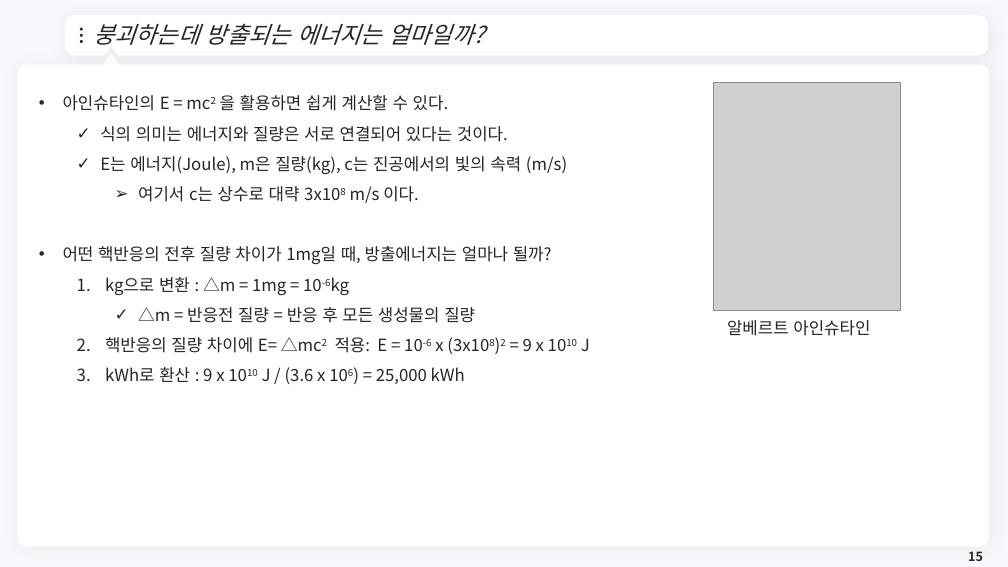
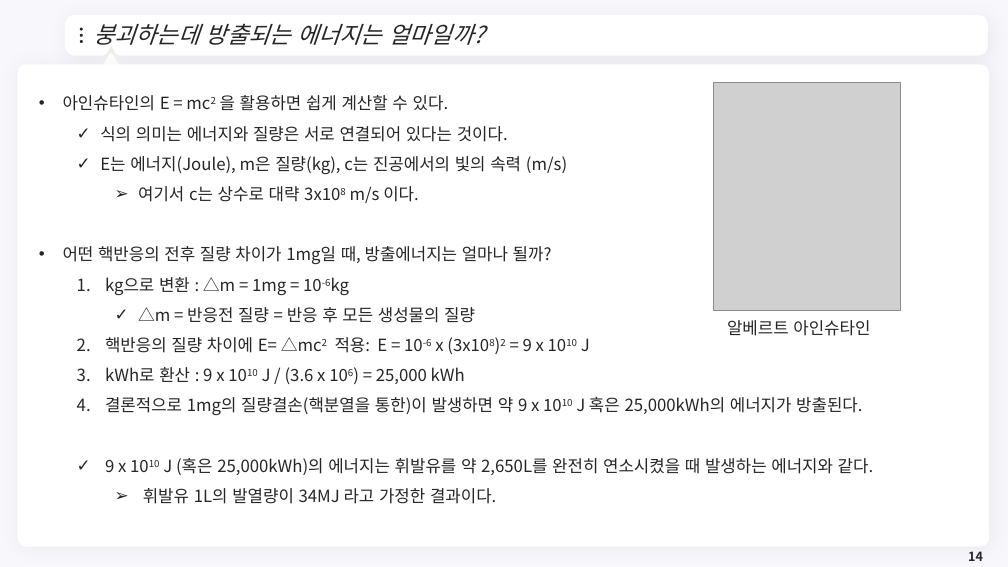
Before and after one commit to meandthey/Teaching, a slide deck: slide 14 of 에너지경제학/자원에너지경제학_Chapter_6 (원자력).pptx (slide 15 before the commit). Drawn at 1008x567 pixels with LibreOffice and Linux fonts; fonts in the diff are those of the drawing; grey boxes stand for pictures; background and template pictures are left out. Boxes give left, top, right and bottom in pixels: in the first picture for what was removed or moved away, otherwise in the second. Text is boxed around its words. In the diff, an @@ line names an element or a change of style, - is before the commit and + after.

```diff
--- a/에너지경제학/자원에너지경제학_Chapter_6 (원자력).pptx
+++ b/에너지경제학/자원에너지경제학_Chapter_6 (원자력).pptx
@@ text at bbox=[105, 397, 874, 504]: paragraphs added @@
+  4. 결론적으로 1mg의 질량결손(핵분열을 통한)이 발생하면 약 9 x 1010 J 혹은 25,000kWh의 에너지가 방출된다.
+  ✓ 9 x 1010 J (혹은 25,000kWh)의 에너지는 휘발유를 약 2,650L를 완전히 연소시켰을 때 발생하는 에너지와 같다.
+    ➢ 휘발유 1L의 발열량이 34MJ 라고 가정한 결과이다.
@@ page number at bbox=[968, 551, 983, 561]: text changed @@
-15
+14
```
Also in this commit, not shown: 7 other slides changed, 2 slides added.
